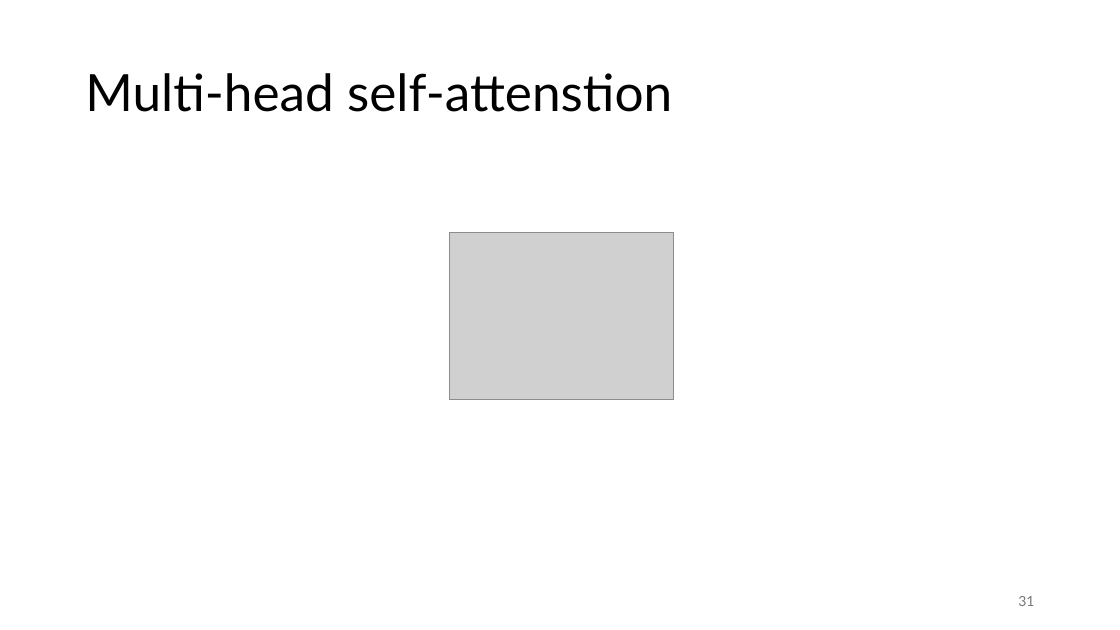
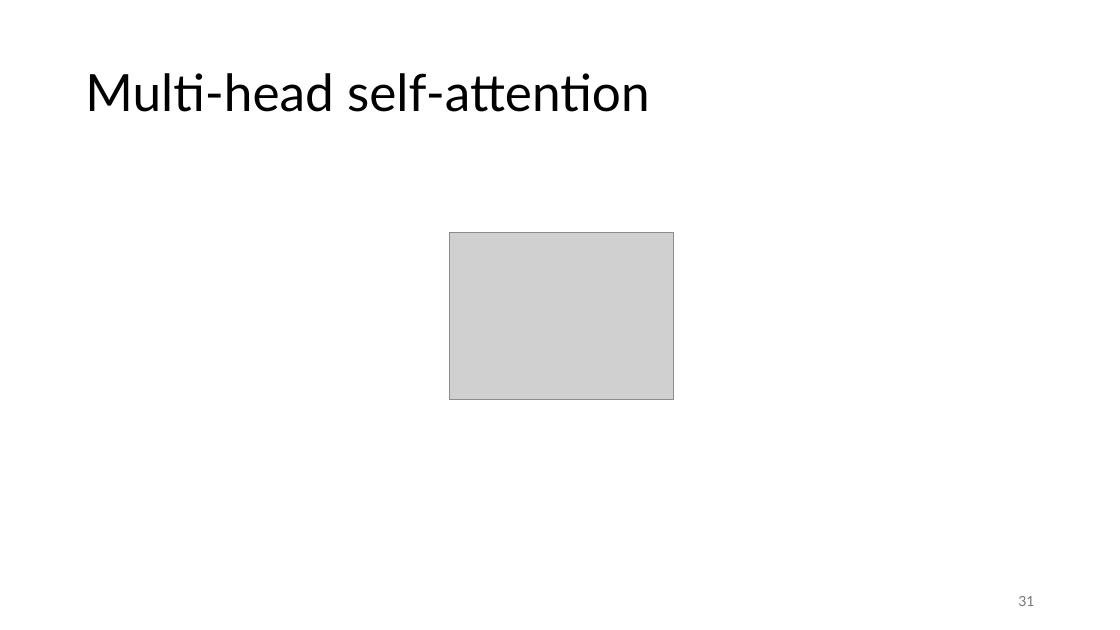
Before and after one commit to gjbex/Deploying-LLMs-locally, a slide deck: slide 31 of local_LLMs.pptx. Drawn at 1120x630 pixels with LibreOffice and Linux fonts; fonts in the diff are those of the drawing; grey boxes stand for pictures. Boxes give left, top, right and bottom in pixels: in the first picture for what was removed or moved away, otherwise in the second. Text is boxed around its words. In the diff, an @@ line names an element or a change of style, - is before the commit and + after.

Commit message:
Fix typos

```diff
--- a/local_LLMs.pptx
+++ b/local_LLMs.pptx
@@ title at [85,73,650,112]: text changed @@
-Multi-head self-attenstion
+Multi-head self-attention
```
Also in this commit, not shown: 1 other slide changed.
